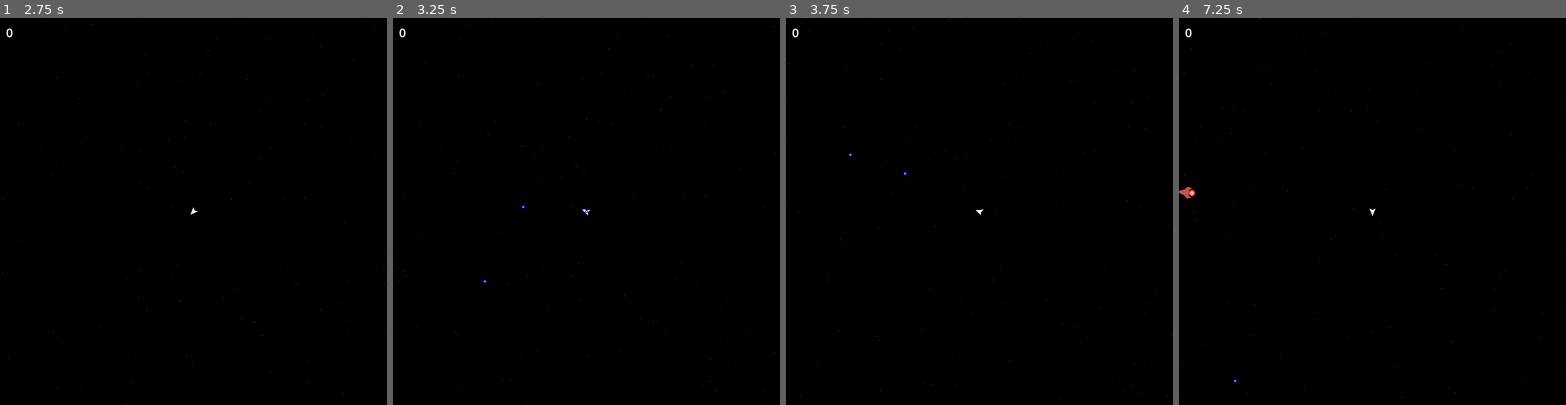
Above: before the commit, frames 1-4 (left to right).
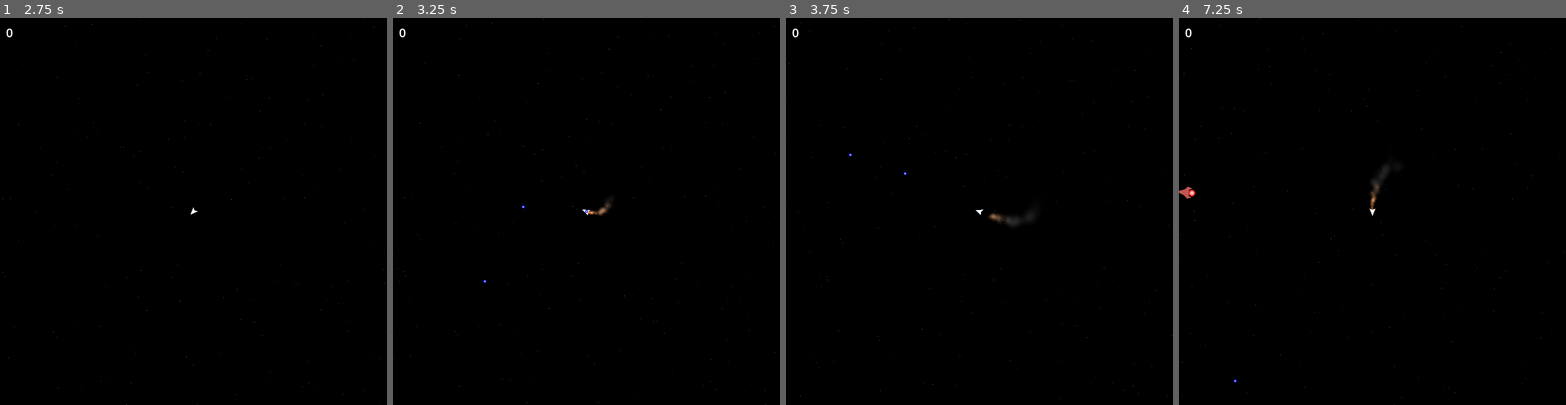
Above: after the commit, the same moments.

Repository: Trantarius/ArcadeGame
Game: Godot game, scene res://main.tscn
Two runs of this game, one before a commit and one after it. Both use one fixed random seed, a clock stepped at 60 frames per second and the inputs below.
Inputs (mouse positions are in pixels of both pictures, inside the frame that each line leads up to):
- Up to frame 1 (2.75 s): move the mouse to (278, 192) at 0.52 s; hold D (right) 0.53-1.28 s; hold Space (shoot) 0.53-1.28 s; move the mouse to (116, 230) at 1.27 s; hold A (left) 1.28-2.03 s; tap Space (shoot) at 1.35 s; move the mouse to (232, 126) at 2.02 s; hold D (right) from 2.03 s (still down); hold Space (shoot) from 2.03 s (still down)
- Up to frame 2 (3.25 s): move the mouse to (567, 288) at 2.77 s; release D (right) at 2.78 s; release Space (shoot) at 2.78 s; hold W (forward) from 2.78 s (still down); tap Space (shoot) at 2.85 s
- Up to frame 3 (3.75 s): move the mouse to (1095, 269) at 3.52 s; release W (forward) at 3.53 s; hold A (left) from 3.53 s (still down); hold Space (shoot) from 3.53 s (still down)
- Up to frame 4 (7.25 s): move the mouse to (1256, 153) at 4.27 s; release Space (shoot) at 4.28 s; tap Space (shoot) at 4.35, 5.85 s; move the mouse to (1391, 211) at 5.02 s; hold Space (shoot) 5.03-5.78 s; move the mouse to (1314, 114) at 5.77 s; release A (left) at 5.78 s; hold D (right) 5.78-6.53 s; move the mouse to (1457, 192) at 6.52 s; hold W (forward) from 6.53 s (still down); hold Space (shoot) from 6.53 s (still down)

Frame 1 is identical in both runs. In frame 2, 0.1% of the frame differs, in the area x 50-57%, y 46-52%; in frame 3, 0.2%; in frame 4, 0.2%, in the area x 49-55%, y 38-50%.

Commit message:
rocket exhaust particle effect

Diff:
--- a/main.tscn
+++ b/main.tscn
@@ -1,29 +1,11 @@
-[gd_scene load_steps=7 format=3 uid="uid://gvye6ccvjd55"]
+[gd_scene load_steps=5 format=3 uid="uid://gvye6ccvjd55"]
 
-[ext_resource type="Texture2D" uid="uid://4xhd4jghtml5" path="res://grid.png" id="1_ennhv"]
-[ext_resource type="Script" path="res://BackgroundTexture.gd" id="2_0i1pn"]
 [ext_resource type="PackedScene" uid="uid://ccgupredk0a3f" path="res://player/player.tscn" id="3_d6lla"]
 [ext_resource type="Script" path="res://ui/score_display.gd" id="3_ms2pv"]
 [ext_resource type="PackedScene" uid="uid://d4epik40543it" path="res://hornet/hornet.tscn" id="6_x6syn"]
 [ext_resource type="Script" path="res://EnemySpawner.gd" id="6_xg0x2"]
 
 [node name="Main" type="Node"]
-
-[node name="BackgroundLayer" type="CanvasLayer" parent="."]
-layer = -1
-follow_viewport_enabled = true
-
-[node name="BackgroundTexture" type="TextureRect" parent="BackgroundLayer"]
-visible = false
-modulate = Color(0.223529, 0.223529, 0.223529, 1)
-offset_left = -770.0
-offset_top = -687.0
-offset_right = 760.0
-offset_bottom = 767.0
-texture = ExtResource("1_ennhv")
-stretch_mode = 1
-script = ExtResource("2_0i1pn")
-centered = true
 
 [node name="UILayer" type="CanvasLayer" parent="."]
 layer = 2
--- a/player/Player.gd
+++ b/player/Player.gd
@@ -32,8 +32,11 @@
 
 	if(Input.is_action_pressed('forward')):
 		linear_target = global_transform.basis_xform(Vector2.UP).normalized() * max_linear_thrust
+		$RocketParticles.emitting=true
+		$RocketParticles.process_material.set_shader_parameter('base_velocity',linear_velocity)
 	else:
 		linear_target = Vector2.ZERO
+		$RocketParticles.emitting=false
 
 	shot_timer-=delta
 	if((Input.is_action_pressed('shoot')!=auto_fire) && shot_timer<=0):
--- a/player/player.tscn
+++ b/player/player.tscn
@@ -1,8 +1,53 @@
-[gd_scene load_steps=5 format=3 uid="uid://ccgupredk0a3f"]
+[gd_scene load_steps=14 format=3 uid="uid://ccgupredk0a3f"]
 
 [ext_resource type="Script" path="res://player/Player.gd" id="1_n287t"]
 [ext_resource type="Script" path="res://player/camera.gd" id="2_ccbte"]
+[ext_resource type="Shader" path="res://rocket_particles.gdshader" id="2_cdxa1"]
 [ext_resource type="Shader" path="res://ambientparticles.gdshader" id="3_khmqt"]
+
+[sub_resource type="CanvasItemMaterial" id="CanvasItemMaterial_3i2nj"]
+blend_mode = 1
+
+[sub_resource type="Gradient" id="Gradient_y54fx"]
+offsets = PackedFloat32Array(0, 0.472527, 1)
+colors = PackedColorArray(1, 0.596078, 0.290196, 1, 0.321569, 0.321569, 0.321569, 0.27451, 0.4, 0.4, 0.4, 0)
+
+[sub_resource type="GradientTexture1D" id="GradientTexture1D_ihtil"]
+gradient = SubResource("Gradient_y54fx")
+
+[sub_resource type="Curve" id="Curve_avfpp"]
+max_value = 8.0
+_data = [Vector2(0, 0.571429), 0.0, 3.12417, 0, 1, Vector2(1, 3.69559), 3.12417, 0.0, 1, 0]
+point_count = 2
+
+[sub_resource type="CurveTexture" id="CurveTexture_liv7e"]
+curve = SubResource("Curve_avfpp")
+
+[sub_resource type="ShaderMaterial" id="ShaderMaterial_61lre"]
+shader = ExtResource("2_cdxa1")
+shader_parameter/speed = 150.0
+shader_parameter/spread = Vector2(48, 32)
+shader_parameter/drag = 150.0
+shader_parameter/spark_color = Color(1, 0.607843, 0.282353, 1)
+shader_parameter/spark_chance = 0.2
+shader_parameter/spark_size = 0.185
+shader_parameter/spark_alpha_mult = 3.0
+shader_parameter/base_velocity = null
+shader_parameter/size = SubResource("CurveTexture_liv7e")
+shader_parameter/color = SubResource("GradientTexture1D_ihtil")
+
+[sub_resource type="Gradient" id="Gradient_t3xiv"]
+interpolation_mode = 2
+interpolation_color_space = 2
+colors = PackedColorArray(1, 1, 1, 0.54902, 1, 1, 1, 0)
+
+[sub_resource type="GradientTexture2D" id="GradientTexture2D_v4qv1"]
+gradient = SubResource("Gradient_t3xiv")
+width = 16
+height = 16
+fill = 1
+fill_from = Vector2(0.5, 0.5)
+fill_to = Vector2(0.5, 0)
 
 [sub_resource type="ShaderMaterial" id="ShaderMaterial_v1xyb"]
 shader = ExtResource("3_khmqt")
@@ -22,6 +67,13 @@
 max_angular_thrust = 256.0
 max_angular_speed = 8.0
 angular_control_mode = 2
+
+[node name="RocketParticles" type="GPUParticles2D" parent="."]
+material = SubResource("CanvasItemMaterial_3i2nj")
+amount = 64
+process_material = SubResource("ShaderMaterial_61lre")
+texture = SubResource("GradientTexture2D_v4qv1")
+fixed_fps = 60
 
 [node name="Polygon2D" type="Polygon2D" parent="."]
 antialiased = true
--- /dev/null
+++ b/rocket_particles.gdshader
@@ -0,0 +1,58 @@
+shader_type particles;
+
+uniform float speed=100.0;
+uniform vec2 spread=vec2(32.0,0.0);
+uniform float drag=1.0;
+
+uniform sampler2D size : repeat_disable, filter_linear;
+uniform sampler2D color : source_color, repeat_disable, filter_linear;
+uniform vec3 spark_color : source_color;
+
+uniform float spark_chance=0.2;
+uniform float spark_size=0.1;
+uniform float spark_alpha_mult=3.0;
+
+uniform vec2 base_velocity;
+
+float randf(uint seed, uint n,uint idx){
+	seed = seed^(n*uint(12345))^(idx*uint(54321));
+	return float(seed%uint(1000))/1000.0;
+}
+
+void start() {
+	TRANSFORM=mat4(1);
+	TRANSFORM[3].xyz=EMISSION_TRANSFORM[3].xyz;
+	VELOCITY = vec3(base_velocity,0.0) + mat3(EMISSION_TRANSFORM)*(
+		vec3((randf(RANDOM_SEED,NUMBER,123)-0.5)*spread.x,(randf(RANDOM_SEED,NUMBER,321)-0.5)*spread.y,0) + vec3(0,speed,0));
+	// age
+	CUSTOM.x=0.0;
+	if(randf(RANDOM_SEED,NUMBER,654)<spark_chance){
+		CUSTOM.z=1.0;
+	}else{
+		CUSTOM.z=0.0;
+	}
+}
+
+void process() {
+	CUSTOM.x+=DELTA;
+	CUSTOM.y=CUSTOM.x/LIFETIME;
+
+	if(CUSTOM.z<0.5){
+		//smoke
+		TRANSFORM[0][0] = texture(size,vec2(CUSTOM.y,0)).r;
+		TRANSFORM[1][1] = TRANSFORM[0][0];
+		COLOR = texture(color,vec2(CUSTOM.y,0));
+	}
+	else{
+		//spark
+		TRANSFORM[0][0] = spark_size;
+		TRANSFORM[1][1] = TRANSFORM[0][0];
+		COLOR.rgb = spark_color.rgb;
+		COLOR.a = texture(color,vec2(CUSTOM.y,0)).a * spark_alpha_mult;
+	}
+
+	VELOCITY = normalize(VELOCITY) * (length(VELOCITY)-drag*DELTA);
+
+	//TRANSFORM[3].xyz += VELOCITY*DELTA;
+	// Called every frame on existing particles (according to the Fixed FPS property).
+}
